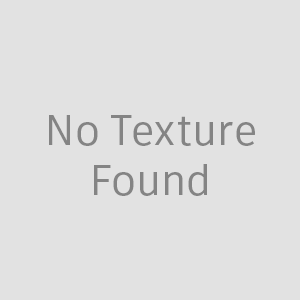
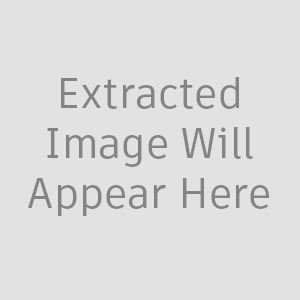
Two versions of the same layered image (300 × 300). Layer-by-layer changes:
renamed "No Texture Found" to "No Image Found", hid it, painted on it over [49, 115, 255, 196]
renamed "Extracted Texture Will Appear Here" to "Extracted Image Will Appear Here", showed it, painted on it over [28, 77, 269, 216]
